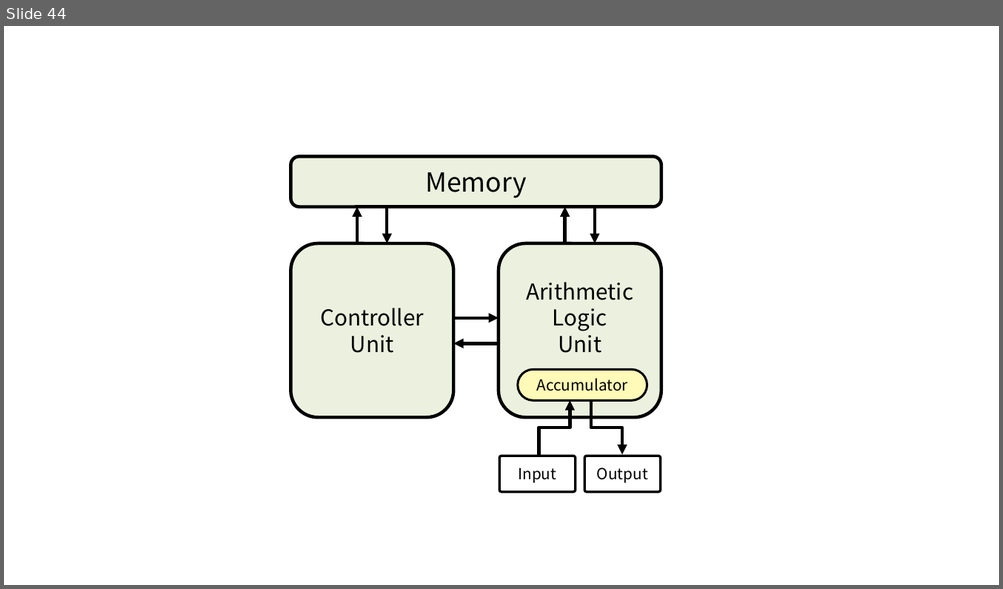
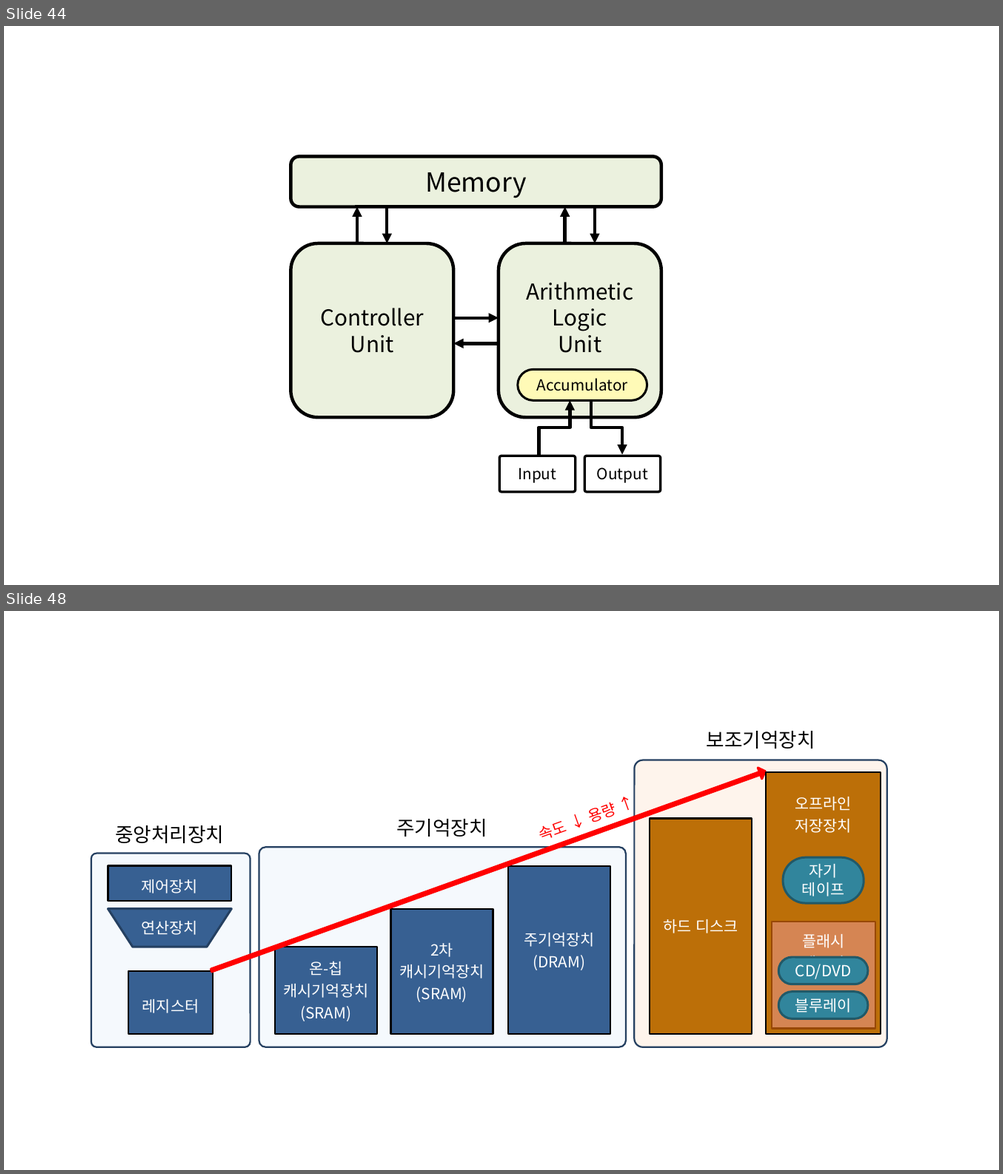
Before and after one commit to momo1108/blog, a slide deck: assets/etc/이미지제작용.pptx. Shown one above the other, each under a label of ours: slide 44 before the commit, slides 44 and 48 after it; the slides between them are not shown. The pictures are 1003x589 and 1003x1174 pixels, drawn with LibreOffice and Linux fonts; fonts in the diff are those of the drawing. Boxes give left, top, right and bottom in pixels: in the first picture for what was removed or moved away, otherwise in the second. Text is boxed around its words. In the diff, an @@ line names an element or a change of style, - is before the commit and + after.

```diff
--- a/assets/etc/이미지제작용.pptx
+++ b/assets/etc/이미지제작용.pptx
@@ slide 48 added at <box>4,611,999,1170</box>, background #FFFFFF @@
@@ text added at <box>706,731,814,749</box>, 18 pt, text #000000 @@
+보조기억장치
@@ right arrow added at <box>209,766,767,977</box>, fill #FF0000, outline #FF0000 2 pt @@
@@ rounded rectangle added at <box>634,760,887,1048</box>, fill #FEF4EC, outline #254061 1.5 pt @@
@@ rounded rectangle added at <box>765,773,881,1034</box>, fill #BC6F08, outline #000000 1.5 pt, 14 pt, text #FFFFFF @@
+오프라인
+저장장치
@@ text added at <box>540,808,603,844</box>, 14 pt, text #FF0000 @@
+속도 ↓ 용량 ↑
@@ text added at <box>115,826,224,843</box>, 18 pt, text #000000 @@
+중앙처리장치
@@ text added at <box>396,819,487,837</box>, 18 pt, text #000000 @@
+주기억장치
@@ rounded rectangle added at <box>650,819,751,1034</box>, fill #BC6F08, outline #000000 1.5 pt, 14 pt, text #FFFFFF @@
+하드 디스크
@@ rounded rectangle added at <box>91,853,250,1048</box>, fill #F5F9FD, outline #254061 1.5 pt @@
@@ rounded rectangle added at <box>259,847,626,1048</box>, fill #F5F9FD, outline #254061 1.5 pt @@
@@ rounded rectangle added at <box>108,866,231,902</box>, fill #376092, outline #000000 1.5 pt, 14 pt, text #FFFFFF @@
+제어장치
@@ rounded rectangle added at <box>508,867,609,1034</box>, fill #376092, outline #000000 1.5 pt, 14 pt, text #FFFFFF @@
+주기억장치
+(DRAM)
@@ rounded rectangle added at <box>782,857,863,903</box>, fill #31859C, outline #215968 2 pt, 14 pt, text #FFFFFF @@
+자기
+테이프
@@ flow chart manual operation added at <box>108,908,231,946</box>, fill #376092, outline #254061 2 pt, 14 pt, text #FFFFFF @@
+연산장치
@@ rounded rectangle added at <box>391,908,492,1034</box>, fill #376092, outline #000000 1.5 pt, 14 pt, text #FFFFFF @@
+2차
+캐시기억장치
+(SRAM)
@@ rounded rectangle added at <box>771,922,875,1028</box>, fill #D58553, outline #984807 1.5 pt, 14 pt, text #FFFFFF @@
+플래시 메모리
@@ rounded rectangle added at <box>275,947,376,1035</box>, fill #376092, outline #000000 1.5 pt, 14 pt, text #FFFFFF @@
+온-칩
+캐시기억장치
+(SRAM)
@@ rounded rectangle added at <box>778,957,868,985</box>, fill #31859C, outline #215968 2 pt, 14 pt, text #FFFFFF @@
+CD/DVD
@@ rounded rectangle added at <box>129,971,213,1034</box>, fill #376092, outline #000000 1.5 pt, 14 pt, text #FFFFFF @@
+레지스터
@@ rounded rectangle added at <box>778,991,868,1018</box>, fill #31859C, outline #215968 2 pt, 14 pt, text #FFFFFF @@
+블루레이
```
Also in this commit, not shown: 1 slide changed, 3 other slides added, 5 other files.
